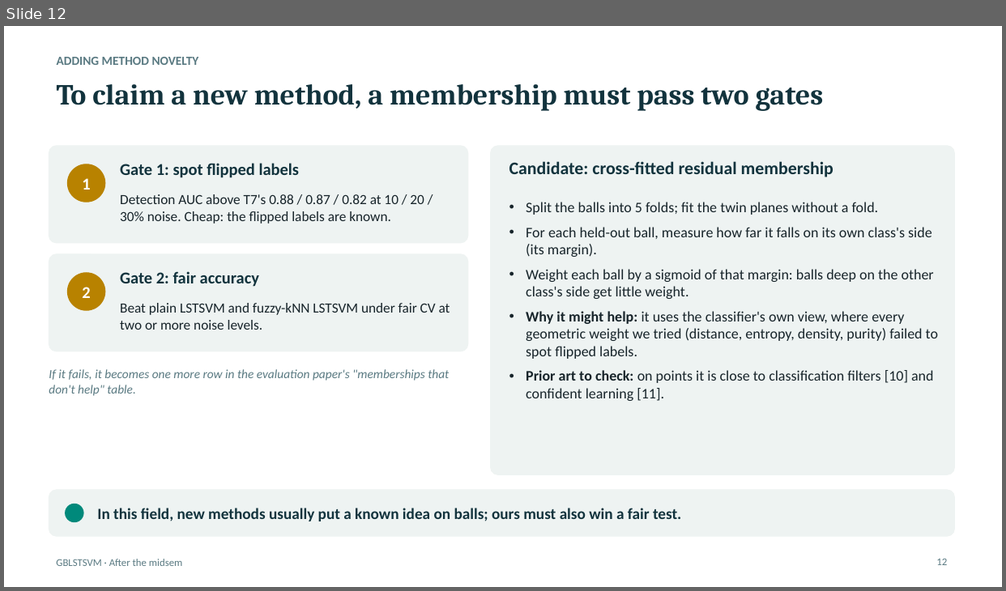
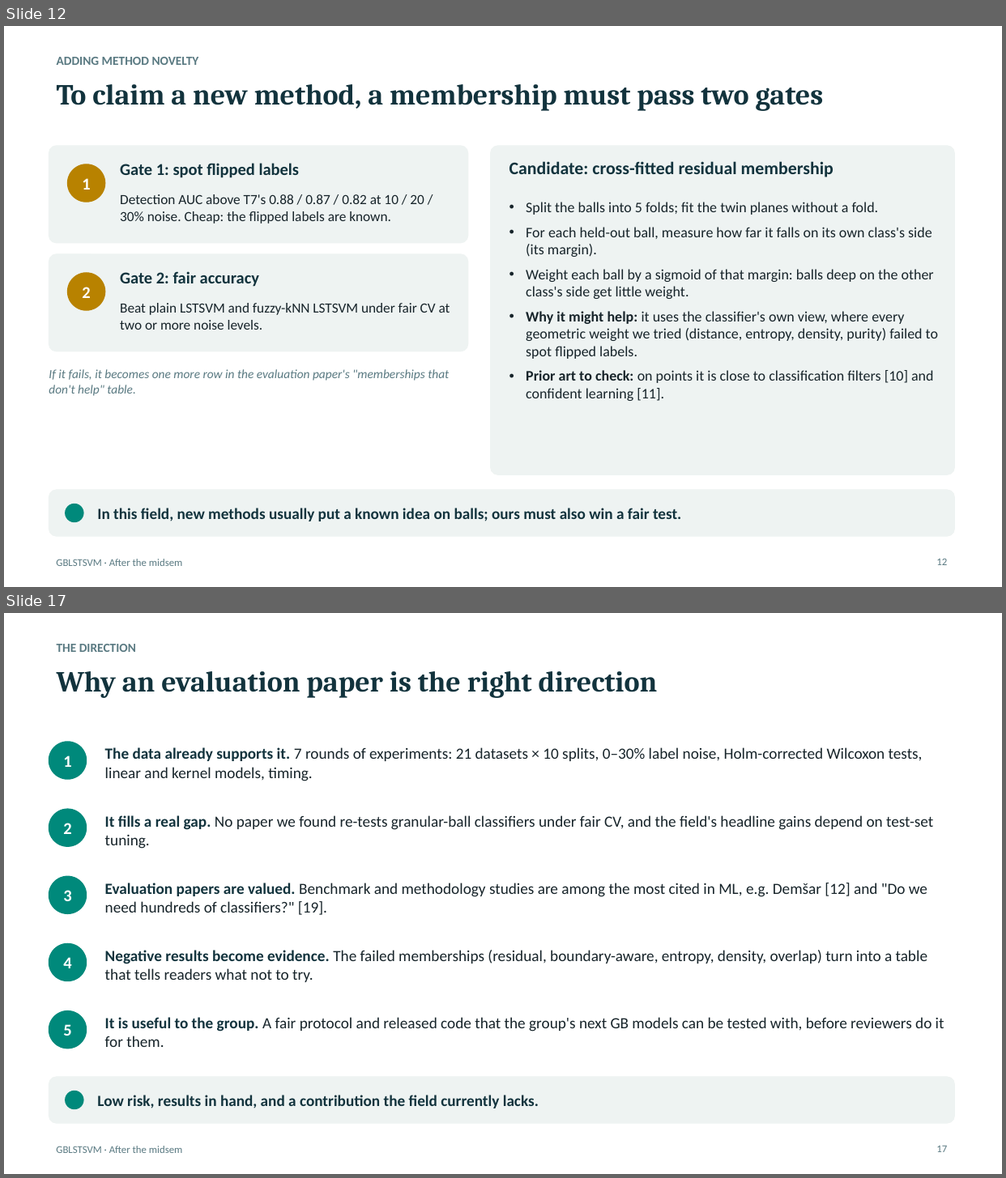
Before and after one commit to Jayagna/GBLSTSVM, a slide deck: reports/post_midsem/post_midsem.pptx. Shown one above the other, each under a label of ours: slide 12 before the commit, slides 12 and 17 after it; the slides between them are not shown. The pictures are 1006x591 and 1006x1178 pixels, drawn with LibreOffice and Linux fonts; fonts in the diff are those of the drawing. Boxes give left, top, right and bottom in pixels: in the first picture for what was removed or moved away, otherwise in the second. Text is boxed around its words. In the diff, an @@ line names an element or a change of style, - is before the commit and + after.

```diff
--- a/reports/post_midsem/post_midsem.pptx
+++ b/reports/post_midsem/post_midsem.pptx
@@ slide 17 added at (4, 613, 1002, 1174), background #FFFFFF; not listed: 1 template element that a slide beside it also shows @@
@@ text added at (57, 644, 136, 652), 12 pt, text #5A7A82, bold @@
+THE DIRECTION
@@ title added at (57, 671, 658, 698), 28 pt, text #12333D, bold @@
+Why an evaluation paper is the right direction
@@ ellipse added at (49, 742, 87, 779), fill #00897B, outline #00897B 1 pt @@
@@ text added at (63, 756, 71, 767), 16 pt, text #FFFFFF, bold @@
+1
@@ text added at (105, 747, 923, 781), 15 pt, text #17242A @@
+The data already supports it. 7 rounds of experiments: 21 datasets × 10 splits, 0–30% label noise, Holm-corrected Wilcoxon tests, linear and kernel models, timing.
@@ ellipse added at (49, 809, 87, 846), fill #00897B, outline #00897B 1 pt @@
@@ text added at (63, 823, 71, 834), 16 pt, text #FFFFFF, bold @@
+2
@@ text added at (105, 815, 933, 849), 15 pt, text #17242A @@
+It fills a real gap. No paper we found re-tests granular-ball classifiers under fair CV, and the field's headline gains depend on test-set tuning.
@@ ellipse added at (49, 876, 87, 914), fill #00897B, outline #00897B 1 pt @@
@@ text added at (63, 890, 71, 901), 16 pt, text #FFFFFF, bold @@
+3
@@ text added at (105, 883, 927, 915), 15 pt, text #17242A @@
+Evaluation papers are valued. Benchmark and methodology studies are among the most cited in ML, e.g. Demšar [12] and "Do we need hundreds of classifiers?" [19].
@@ ellipse added at (49, 944, 87, 982), fill #00897B, outline #00897B 1 pt @@
@@ text added at (105, 950, 928, 982), 15 pt, text #17242A @@
+Negative results become evidence. The failed memberships (residual, boundary-aware, entropy, density, overlap) turn into a table that tells readers what not to try.
@@ text added at (63, 957, 71, 969), 16 pt, text #FFFFFF, bold @@
+4
@@ ellipse added at (49, 1012, 87, 1049), fill #00897B, outline #00897B 1 pt @@
@@ text added at (63, 1024, 71, 1036), 16 pt, text #FFFFFF, bold @@
+5
@@ text added at (105, 1017, 944, 1047), 15 pt, text #17242A @@
+It is useful to the group. A fair protocol and released code that the group's next GB models can be tested with, before reviewers do it for them.
@@ rounded rectangle added at (49, 1077, 955, 1123), fill #EEF3F2, outline #EEF3F2 0.75 pt @@
@@ ellipse added at (66, 1092, 83, 1110), fill #00897B, outline #00897B 1 pt @@
@@ text added at (97, 1095, 539, 1109), 15 pt, text #12333D, bold @@
+Low risk, results in hand, and a contribution the field currently lacks.
@@ page number added at (936, 1146, 947, 1152), 10 pt, text #5A7A82 @@
+17
```
Also in this commit, not shown: 2 slides changed, 5 other slides added, 6 other files.
